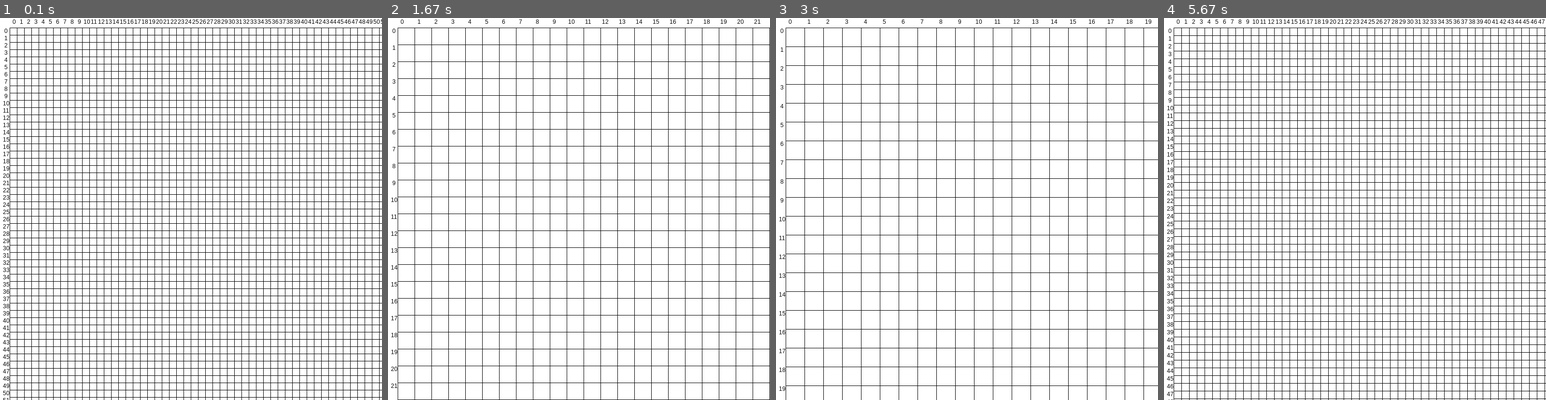
Above: before the commit, frames 1-4 (left to right).
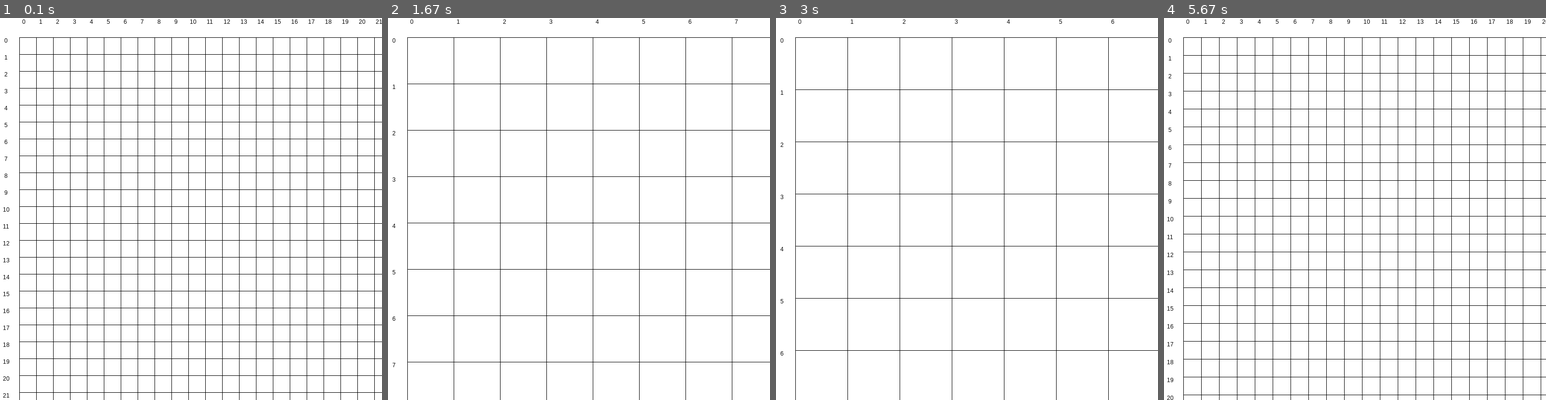
Above: after the commit, the same moments.

Repository: Archanciel/Learning_Pygame
Game: pygame game, started from draw_grid/main.py
Two runs of this game, one before a commit and one after it. Both use one fixed random seed, a clock stepped at 60 frames per second and the inputs below.
Inputs (mouse positions are in pixels of both pictures, inside the frame that each line leads up to):
- Up to frame 1 (0.1 s): no input
- Up to frame 2 (1.67 s): hold Up 0.33-0.8 s; move the mouse to (563, 224) at 0.37 s; hold Down 0.83-1.13 s; hold Up 1.17-1.53 s; hold Down from 1.57 s (still down)
- Up to frame 3 (3 s): release Down at 1.93 s; hold Up 1.97-2.27 s; hold Down 2.3-2.6 s; hold Up from 2.63 s (still down)
- Up to frame 4 (5.67 s): release Up at 3 s; hold Down 3.03-3.4 s; hold Up 3.43-3.73 s; hold Down 3.77-4.07 s; hold Up 4.1-4.47 s; hold Down 4.5-4.87 s; hold Up 4.9-5.2 s; hold Down 5.23-5.53 s; hold Up from 5.57 s (still down)

The runs differ from the first frame. In frame 1, 15% of the frame differs, in the area x 0-100%, y 0-100%; in frame 2, 7.7%; in frame 3, 6.8%; in frame 4, 17%.

Commit message:
Adapted settings to smartphone

Diff:
--- a/draw_grid/settings.py
+++ b/draw_grid/settings.py
@@ -13,5 +13,5 @@
 YELLOW = (255, 255, 0)
 
 # grid constants
-DEFAULT_CELL_SIZE = 15
-GRID_COORD_MARGIN_SIZE = 20
+DEFAULT_CELL_SIZE = 35 #15
+GRID_COORD_MARGIN_SIZE = 40 #20
